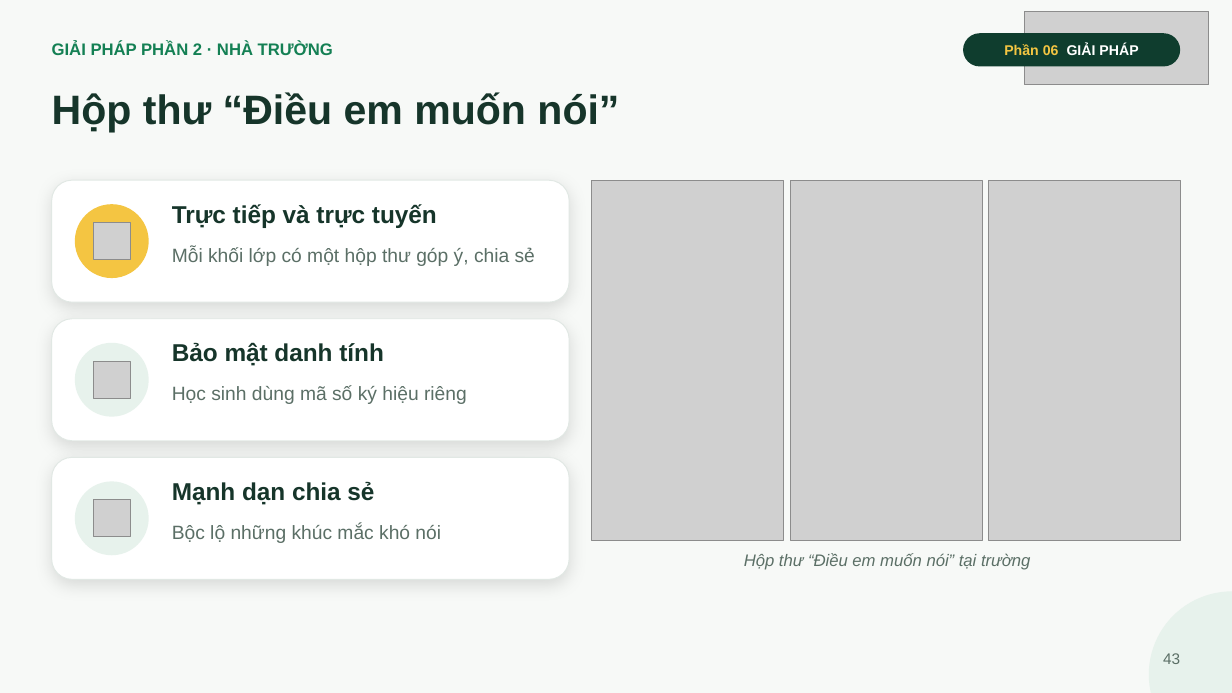
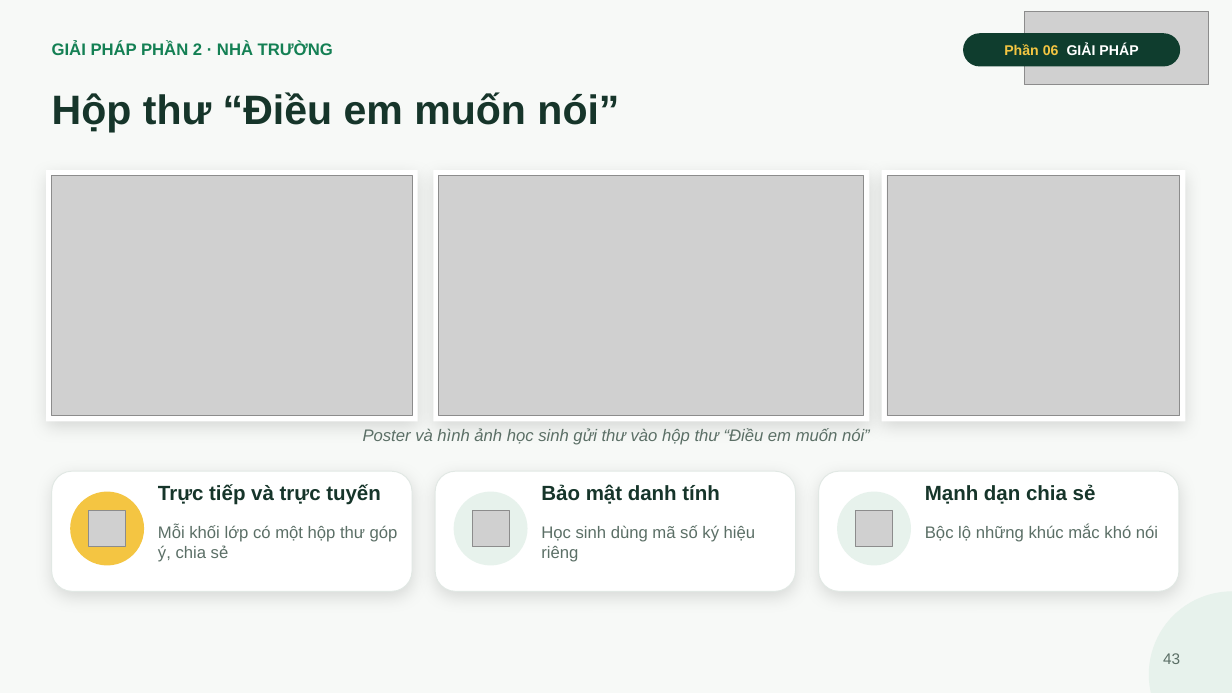
Before and after one commit to ngohuonglan2003-lab/Ppt-canva-ap-luc-dong-trang-lua, a slide deck: slide 43 of slide/Ap-luc-dong-trang-lua.pptx. Drawn at 1232x693 pixels with LibreOffice and Linux fonts; fonts in the diff are those of the drawing; grey boxes stand for pictures. Boxes give left, top, right and bottom in pixels: in the first picture for what was removed or moved away, otherwise in the second. Text is boxed around its words. In the diff, an @@ line names an element or a change of style, - is before the commit and + after.

```diff
--- a/slide/Ap-luc-dong-trang-lua.pptx
+++ b/slide/Ap-luc-dong-trang-lua.pptx
@@ rectangle added at [46,170,418,421], fill #FFFFFF @@
@@ picture added at [52,176,412,416] @@
@@ rectangle added at [433,170,870,421], fill #FFFFFF @@
@@ picture added at [439,176,864,416] @@
@@ rectangle added at [882,170,1186,421], fill #FFFFFF @@
@@ picture added at [887,176,1180,416] @@
@@ rounded rectangle removed at [52,180,569,302] @@
@@ ellipse removed at [75,204,149,278] @@
@@ picture removed at [592,180,784,541] @@
@@ picture removed at [790,180,982,541] @@
@@ picture removed at [989,180,1181,541] @@
@@ rounded rectangle removed at [52,319,569,441] @@
@@ text added at [363,428,870,445], 13 pt, text #5B6F66, italic @@
+Poster và hình ảnh học sinh gửi thư vào hộp thư “Điều em muốn nói”
@@ rounded rectangle: place and size @@
-rounded rectangle at [52,457,569,579]
+rounded rectangle at [52,471,412,592]
@@ rounded rectangle at [52,471,412,592]: proportions changed @@
@@ rounded rectangle added at [435,471,796,592], fill #FFFFFF, outline #E1E8E4 0.75 pt @@
@@ rounded rectangle added at [819,471,1179,592], fill #FFFFFF, outline #E1E8E4 0.75 pt @@
@@ ellipse: place and size @@
-ellipse at [75,482,149,555]
+ellipse at [70,492,144,566]
@@ ellipse at [70,492,144,566]: fill #E7F2EC to #F4C542 @@
@@ text "Trực tiếp và trực tuyến": place and size @@
-text "Trực tiếp và trực tuyến" at [172,204,437,228]
+text "Trực tiếp và trực tuyến" at [158,484,381,505]
@@ ellipse: place and size @@
-ellipse at [75,343,149,417]
+ellipse at [454,492,528,566]
@@ text "Bảo mật danh tính": place and size @@
-text "Bảo mật danh tính" at [172,342,384,366]
+text "Bảo mật danh tính" at [541,484,719,504]
@@ ellipse added at [837,492,911,566], fill #E7F2EC @@
@@ size 19 to 16 pt in 3 elements at [158,484,381,505], [541,484,719,504], [925,484,1096,504] @@
@@ text "Mạnh dạn chia sẻ": place and size @@
-text "Mạnh dạn chia sẻ" at [172,481,374,505]
+text "Mạnh dạn chia sẻ" at [925,484,1096,504]
@@ picture: place and size @@
-picture at [93,223,130,260]
+picture at [89,510,126,547]
@@ text "Mỗi khối lớp có một ...": place and size @@
-text "Mỗi khối lớp có một ..." at [172,247,535,266]
+text "Mỗi khối lớp có một ..." at [158,525,398,562]
@@ picture: place and size @@
-picture at [93,361,130,398]
+picture at [472,510,509,547]
@@ text "Học sinh dùng mã số ...": place and size @@
-text "Học sinh dùng mã số ..." at [172,385,467,404]
+text "Học sinh dùng mã số ..." at [541,525,755,562]
@@ picture: place and size @@
-picture at [93,500,130,537]
+picture at [856,510,893,547]
@@ size 15 to 13 pt in 3 elements at [158,525,398,562], [541,525,755,562], [925,525,1158,542] @@
@@ text "Bộc lộ những khúc mắc ...": place and size @@
-text "Bộc lộ những khúc mắc ..." at [172,524,441,543]
+text "Bộc lộ những khúc mắc ..." at [925,525,1158,542]
@@ text removed at [744,553,1030,570] @@
-Hộp thư “Điều em muốn nói” tại trường
```
Also in this commit, not shown: 12 other slides changed, 4 other files.
